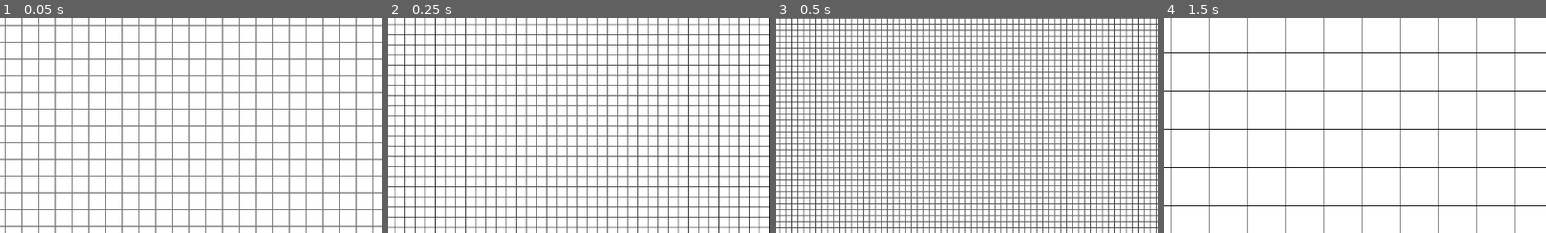
Above: before the commit, frames 1-4 (left to right).
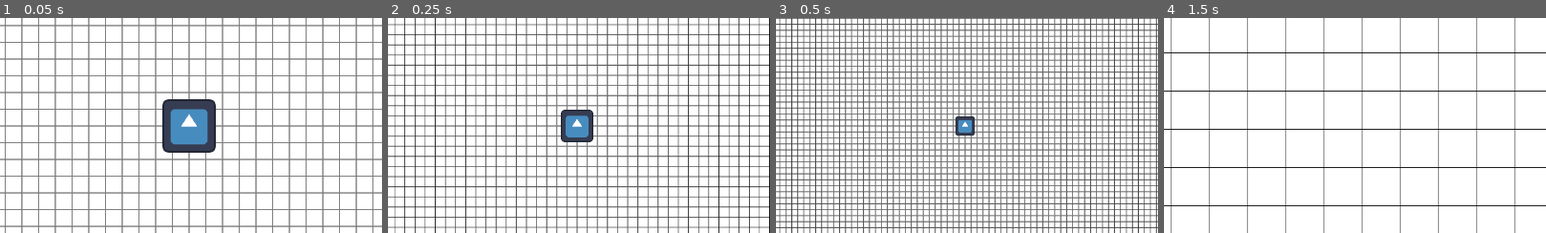
Above: after the commit, the same moments.

Repository: SelfDevTV/Pixler
Game: Godot game, scene res://scenes/main.tscn
Same seed, same stepped clock (60 frames per second), same inputs: the game is played once before the commit and once after it. The engine's default icon, where the game draws it, is replaced by a stand-in: a white triangle on a blue panel in a dark square.
Inputs (mouse positions are % of the whole screen's width and height, from its top left):
- Up to frame 1 (0.05 s): no input
- Up to frame 2 (0.25 s): no input
- Up to frame 3 (0.5 s): no input
- Up to frame 4 (1.5 s): move the mouse to (72, 45) at 0.52 s; tap Middle mouse button (pan_activate) at 0.6 s; move the mouse to (30, 55) at 1.27 s; tap Mouse wheel up (zoom_in) at 1.35 s
The pictures show only the part of the screen within x 25-75%, y 25-75%; the shares and areas given below are measured in that part.

The runs differ from the first frame. In frame 1, 3.4% of the frame differs, in the area x 42-57%, y 37-63%; in frame 2, 1.3%; in frame 3, 0.4%; in frame 4, nothing differs.

Commit message:
wip: More states and transitions

Diff:
--- a/autoload/grid_manager.gd
+++ b/autoload/grid_manager.gd
@@ -2,6 +2,7 @@
 
 var current_painting_data: Painting
 var cells: Array[Cell]
+var cell_scale := 4
 var painted_count: int = 0
 var grid_size: Vector2i:
     get: return current_painting_data.grid_size if current_painting_data else Vector2i.ZERO
@@ -65,3 +66,6 @@
     painted_count = positions.size()
     for p in positions:
         cells[_pos_to_index(p)].is_painted = true
+
+func cell_to_world(pos: Vector2i) -> Vector2:
+    return pos * cell_scale
--- a/scenes/slime.tscn
+++ b/scenes/slime.tscn
@@ -1,9 +1,12 @@
-[gd_scene load_steps=5 format=3 uid="uid://bcv285lotcjmh"]
+[gd_scene load_steps=8 format=3 uid="uid://bcv285lotcjmh"]
 
 [ext_resource type="Script" uid="uid://cbjmbya7gh336" path="res://scripts/slime/slime.gd" id="1_371uh"]
 [ext_resource type="Script" uid="uid://des2bk55iq2tx" path="res://scripts/slime/state_machine.gd" id="2_p2gj0"]
 [ext_resource type="Script" uid="uid://dxhlt7oh5dmlk" path="res://scripts/slime/state_idle.gd" id="3_n6pvg"]
 [ext_resource type="Script" uid="uid://b7c1rjvfpyk1c" path="res://scripts/slime/state_select_target.gd" id="4_pjw23"]
+[ext_resource type="Script" uid="uid://ch3uhj57spy5n" path="res://scripts/state_move.gd" id="5_2npkn"]
+[ext_resource type="Script" uid="uid://n16cgw13dyly" path="res://scripts/state_painting.gd" id="6_fd6lc"]
+[ext_resource type="Texture2D" uid="uid://4q335xxs2p" path="res://icon.svg" id="7_gstla"]
 
 [node name="Slime" type="Node2D"]
 script = ExtResource("1_371uh")
@@ -17,10 +20,27 @@
 script = ExtResource("3_n6pvg")
 state_select_target = NodePath("../SelectTarget")
 
-[node name="Timer" type="Timer" parent="SM/Idle"]
+[node name="IdleTimer" type="Timer" parent="SM/Idle"]
 one_shot = true
 
-[node name="SelectTarget" type="Node" parent="SM"]
+[node name="SelectTarget" type="Node" parent="SM" node_paths=PackedStringArray("idle_state", "moving_state")]
 script = ExtResource("4_pjw23")
+idle_state = NodePath("../Idle")
+moving_state = NodePath("../Move")
 
-[connection signal="timeout" from="SM/Idle/Timer" to="SM/Idle" method="_on_timer_timeout"]
+[node name="Move" type="Node" parent="SM" node_paths=PackedStringArray("painting_state")]
+script = ExtResource("5_2npkn")
+painting_state = NodePath("../Painting")
+
+[node name="Painting" type="Node" parent="SM"]
+script = ExtResource("6_fd6lc")
+
+[node name="PaintTimer" type="Timer" parent="SM/Painting"]
+one_shot = true
+
+[node name="Sprite" type="Sprite2D" parent="."]
+scale = Vector2(0.1, 0.1)
+texture = ExtResource("7_gstla")
+
+[connection signal="timeout" from="SM/Idle/IdleTimer" to="SM/Idle" method="_on_timer_timeout"]
+[connection signal="timeout" from="SM/Painting/PaintTimer" to="SM/Painting" method="_on_paint_timer_timeout"]
--- a/scripts/grid_renderer.gd
+++ b/scripts/grid_renderer.gd
@@ -31,11 +31,7 @@
             shader_material.set_shader_parameter("camera_offset", camera_offset)
 
 
-func _cell_to_world(cell_pos: Vector2i) -> Vector2:
-    return Vector2(cell_pos.x * cell_scale, cell_pos.y * cell_scale)
 
-func _world_to_cell(world_pos: Vector2) -> Vector2i:
-    return Vector2i(floor(world_pos.x / cell_scale), floor(world_pos.y / cell_scale))
 
 func _on_cell_painted(pos: Vector2i, color: Color):
     # Update the pixel in the image texture to show the painted cell
--- a/scripts/slime/slime.gd
+++ b/scripts/slime/slime.gd
@@ -1,2 +1,7 @@
 class_name Slime
 extends Node2D
+
+var next_target: Vector2
+
+@export var move_speed: float = 100.0
+@export var paint_speed: float = 1.5
--- a/scripts/slime/state_idle.gd
+++ b/scripts/slime/state_idle.gd
@@ -1,16 +1,18 @@
 extends State
 
-@onready var timer: Timer = $Timer
+@onready var idle_timer: Timer = $IdleTimer
+
 
 
 @export var state_select_target: State
 
 func enter() -> void:
+
     print("state entered - idle")
-    timer.start()
+    idle_timer.start()
 
 func exit() -> void:
-    timer.stop()
+    idle_timer.stop()
 
 
 func _on_timer_timeout() -> void:
--- a/scripts/slime/state_select_target.gd
+++ b/scripts/slime/state_select_target.gd
@@ -1,5 +1,14 @@
 extends State
 
+@export var idle_state: State
+@export var moving_state: State
 
 func enter() -> void:
-    print("entered state - select target")
+    if GridManager.has_unpainted_cells():
+        var cells = GridManager.get_unpainted_cell_positions()
+        var random_cell_pos = cells.pick_random()
+        var cell_pos_world = GridManager.cell_to_world(random_cell_pos)
+        slime.next_target = cell_pos_world
+        change_state_requested.emit(moving_state)
+    else:
+        change_state_requested.emit(idle_state)
--- /dev/null
+++ b/scripts/state_move.gd
@@ -0,0 +1,9 @@
+extends State
+
+@export var painting_state: State
+
+func update(delta: float):
+    var dir = slime.global_position.direction_to(slime.next_target)
+    slime.global_position += dir * slime.move_speed * delta
+    if slime.global_position.distance_to(slime.next_target) <= 1:
+        change_state_requested.emit(painting_state)
--- /dev/null
+++ b/scripts/state_painting.gd
@@ -0,0 +1,15 @@
+extends State
+
+@onready var paint_timer: Timer = $PaintTimer
+
+func enter() -> void:
+    paint_timer.wait_time = slime.paint_speed
+    paint_timer.start()
+
+func _on_paint_timer_timeout() -> void:
+    paint_timer.stop()
+
+
+func update(delta: float):
+    # TODO: update painting progress on that cell
+    pass
Not shown, added: scripts/state_move.gd.uid
Not shown, added: scripts/state_painting.gd.uid
